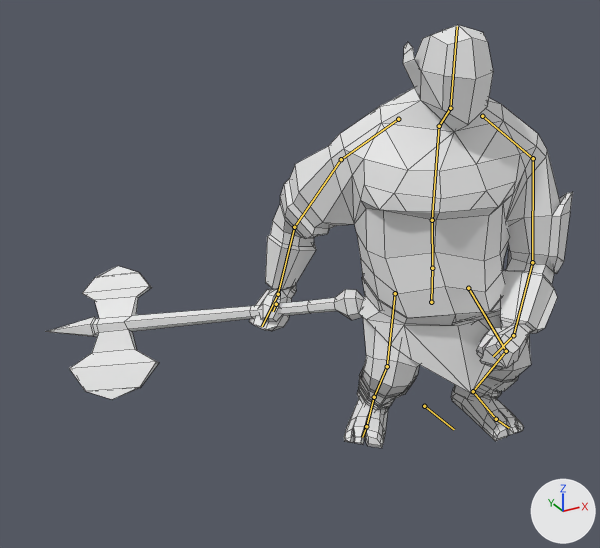
One commit to the Blender file Animations/TrollAttack1.blend: the scene before it, then after it.
The view is the same before and after, from a 50 mm camera at (-9.69, -12.07, 9.78) aimed at (-2.43, 1.14, 3.18). Lighting does not change. The marker at lower right points along +X, +Y and +Z. Both versions are drawn at frame 17 of the action 'ArmatureAction'; the numbers are the values there. The bones that bend it are drawn over the model as lines. Mesh edges are drawn as thin lines.

In view in the first picture: 'Troll'.
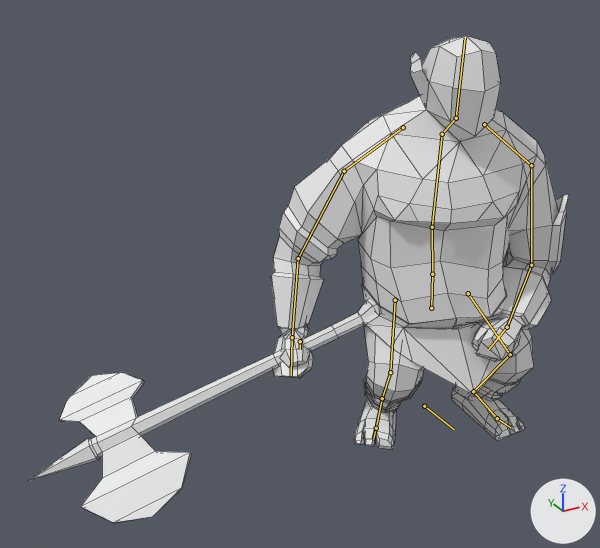
Pixel boxes (x1, y1, x2, y2) of what changed, in the pictures (600 x 548 px):
'Troll', posed (15% taller)
    before: (46, 25, 573, 448)
    after: (28, 36, 569, 523)
bone 'Hips', root to tip
    before: (431, 302) to (432, 268)
    after: (431, 308) to (432, 274)
bone 'Stomach', root to tip
    before: (432, 268) to (432, 220)
    after: (432, 274) to (432, 227)
bone 'Chest', root to tip
    before: (432, 220) to (439, 126)
    after: (432, 227) to (442, 134)
bone 'Shoulder.R', root to tip
    before: (398, 119) to (341, 159)
    after: (403, 127) to (344, 171)
bone 'Hand.R.001', root to tip
    before: (276, 304) to (273, 311)
    after: (300, 341) to (300, 349)

The edits, one by one:
Bone 'HandIK.L' (bone_handik_l) moves from (-2.06, 0.49, -1.53) to (-1.92, 0.4, -1.21).
Bone 'HandIK.L' (bone_handik_l) turns from (-40, 63, 38) to (-38, 59, 37) degrees about its own x, y and z.
Bone 'HandIK.R' (bone_handik_r) moves from (0.22, -0.58, 2.48) to (-0.3, 0.08, 1.04).
Bone 'HandIK.R' (bone_handik_r) turns from (10, 125, 48) to (47, 128, 66) degrees about its own x, y and z.
Bone 'Hips' (bone_hips) moves from (0.0, -0.49, 0.0) to (0.0, -0.63, 0.0).
Bone 'Hips' (bone_hips) turns from (-4, -21, 1) to (-3, -20, 1) degrees about its own x, y and z.
Bone 'Stomach' (bone_stomach) turns from (-3, -11, 1) to (-2, -10, 1) degrees about its own x, y and z.
Bone 'Chest' (bone_chest) turns from (6, -3, -4) to (8, -2, -5) degrees about its own x, y and z.
Bone 'Shoulder.R' (bone_shoulder_r) turns from (7, 11, -10) to (3, 4, -4) degrees about its own x, y and z.
Bone 'ElbowPole.L' (bone_elbowpole_l) moves from (0.0, -1.69, 1.72) to (0.0, -1.56, 1.48).
Bone 'LegControl.L' (bone_legcontrol_l) turns from (0, 0, 0) to (0, 0, 1) degrees about its own x, y and z.
Bone 'LegControl.R' (bone_legcontrol_r) moves from (0.09, -0.22, 0.0) to (-0.01, -0.1, 0.0).
Bone 'LegControl.R' (bone_legcontrol_r) turns from (0, 0, -45) to (0, 0, -42) degrees about its own x, y and z.
Bone 'Hand.R.001' (bone_hand_r_001) moves from (-0.28, -0.81, 2.11) to (-0.56, -0.26, 0.68).
Bone 'Hand.R.001' (bone_hand_r_001) turns from (4, 135, 41) to (47, 132, 64) degrees about its own x, y and z.
